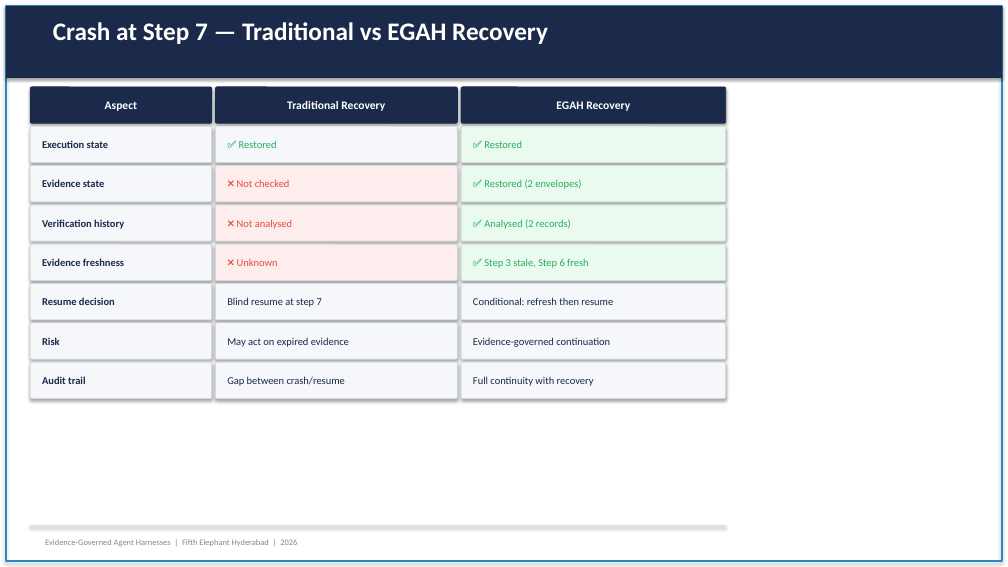
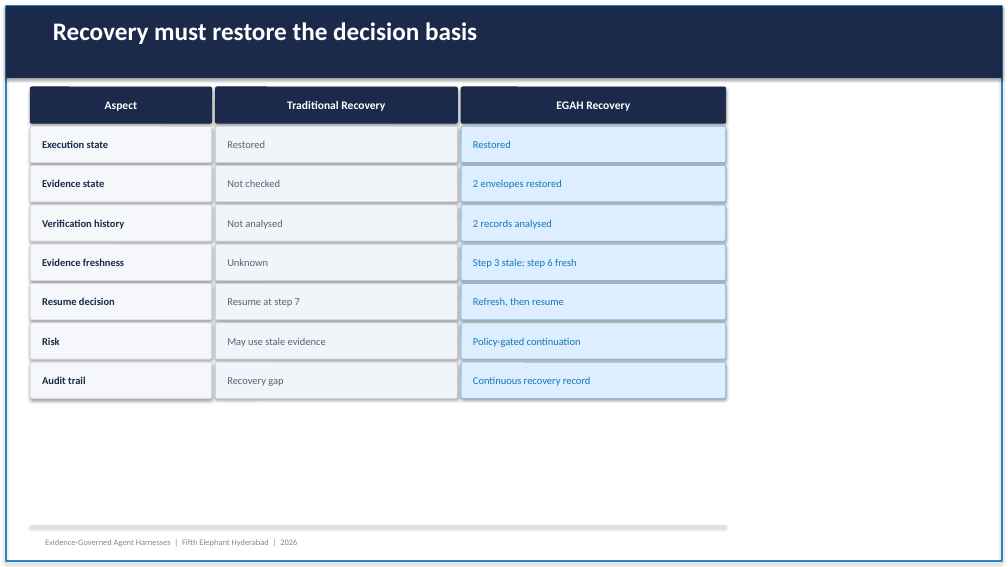
Before and after one commit to khshaik/agentic-systems, a slide deck: slide 7 of eagh/resources/documents/cfp/egah_fifth_elephant_cfp_v2.pptx (slide 11 before the commit). Drawn at 1008x567 pixels with LibreOffice and Linux fonts; fonts in the diff are those of the drawing. Boxes give left, top, right and bottom in pixels: in the first picture for what was removed or moved away, otherwise in the second. Text is boxed around its words. In the diff, an @@ line names an element or a change of style, - is before the commit and + after.

```diff
--- a/eagh/resources/documents/cfp/egah_fifth_elephant_cfp_v2.pptx
+++ b/eagh/resources/documents/cfp/egah_fifth_elephant_cfp_v2.pptx
@@ text at box(53, 22, 477, 44): text changed @@
-Crash at Step 7 — Traditional vs EGAH Recovery
+Recovery must restore the decision basis
@@ text in rounded rectangle at box(227, 141, 265, 148): text changed; text colour #27AE60 to #546477 @@
-✅ Restored
+Restored
@@ text in rounded rectangle at box(473, 140, 511, 148): text changed; text colour #27AE60 to #1677B8 @@
-✅ Restored
+Restored
@@ text in rounded rectangle at box(473, 179, 562, 189): text changed; text colour #27AE60 to #1677B8 @@
-✅ Restored (2 envelopes)
+2 envelopes restored
@@ text in rounded rectangle at box(227, 180, 280, 187): text changed; text colour #E74C3C to #546477 @@
-❌ Not checked
+Not checked
@@ fill #EAFAEF to #DCEEFF; outline #D5DBDB 0.8 pt to #8AB8D8 0.75 pt in 4 elements at box(461, 126, 726, 163), box(461, 244, 726, 281), box(461, 166, 726, 202), box(461, 205, 726, 241) @@
@@ text in rounded rectangle at box(227, 219, 282, 229): text changed; text colour #E74C3C to #546477 @@
-❌ Not analysed
+Not analysed
@@ text in rounded rectangle at box(473, 219, 552, 229): text changed; text colour #27AE60 to #1677B8 @@
-✅ Analysed (2 records)
+2 records analysed
@@ fill #FDEDEC to #F1F5F9; outline #D5DBDB 0.8 pt to #CAD3DF 0.75 pt in 3 elements at box(216, 166, 457, 202), box(216, 205, 457, 241), box(216, 244, 457, 281) @@
@@ text in rounded rectangle at box(227, 259, 268, 266): text changed; text colour #E74C3C to #546477 @@
-❌ Unknown
+Unknown
@@ text in rounded rectangle at box(473, 259, 576, 268): text changed; text colour #27AE60 to #1677B8 @@
-✅ Step 3 stale, Step 6 fresh
+Step 3 stale; step 6 fresh
@@ text in rounded rectangle at box(227, 298, 300, 307): text changed; text colour #1B2A4A to #546477 @@
-Blind resume at step 7
+Resume at step 7
@@ text in rounded rectangle at box(473, 297, 564, 306): text changed; text colour #1B2A4A to #1677B8 @@
-Conditional: refresh then resume
+Refresh, then resume
@@ text in rounded rectangle at box(227, 338, 326, 347): text changed; text colour #1B2A4A to #546477 @@
-May act on expired evidence
+May use stale evidence
@@ text in rounded rectangle at box(473, 337, 581, 347): text changed; text colour #1B2A4A to #1677B8 @@
-Evidence-governed continuation
+Policy-gated continuation
@@ fill #F5F7FA to #F1F5F9; outline #D5DBDB 0.8 pt to #CAD3DF 0.75 pt in 4 elements at box(216, 126, 457, 163), box(216, 284, 457, 320), box(216, 323, 457, 359), box(216, 362, 457, 399) @@
@@ text in rounded rectangle at box(227, 377, 283, 386): text changed; text colour #1B2A4A to #546477 @@
-Gap between crash/resume
+Recovery gap
@@ fill #F5F7FA to #DCEEFF; outline #D5DBDB 0.8 pt to #8AB8D8 0.75 pt in 3 elements at box(461, 284, 726, 320), box(461, 323, 726, 359), box(461, 362, 726, 399) @@
@@ text in rounded rectangle at box(473, 377, 591, 386): text changed; text colour #1B2A4A to #1677B8 @@
-Full continuity with recovery
+Continuous recovery record
```
Also in this commit, not shown: 6 other slides changed, 7 slides removed, 7 other files.
